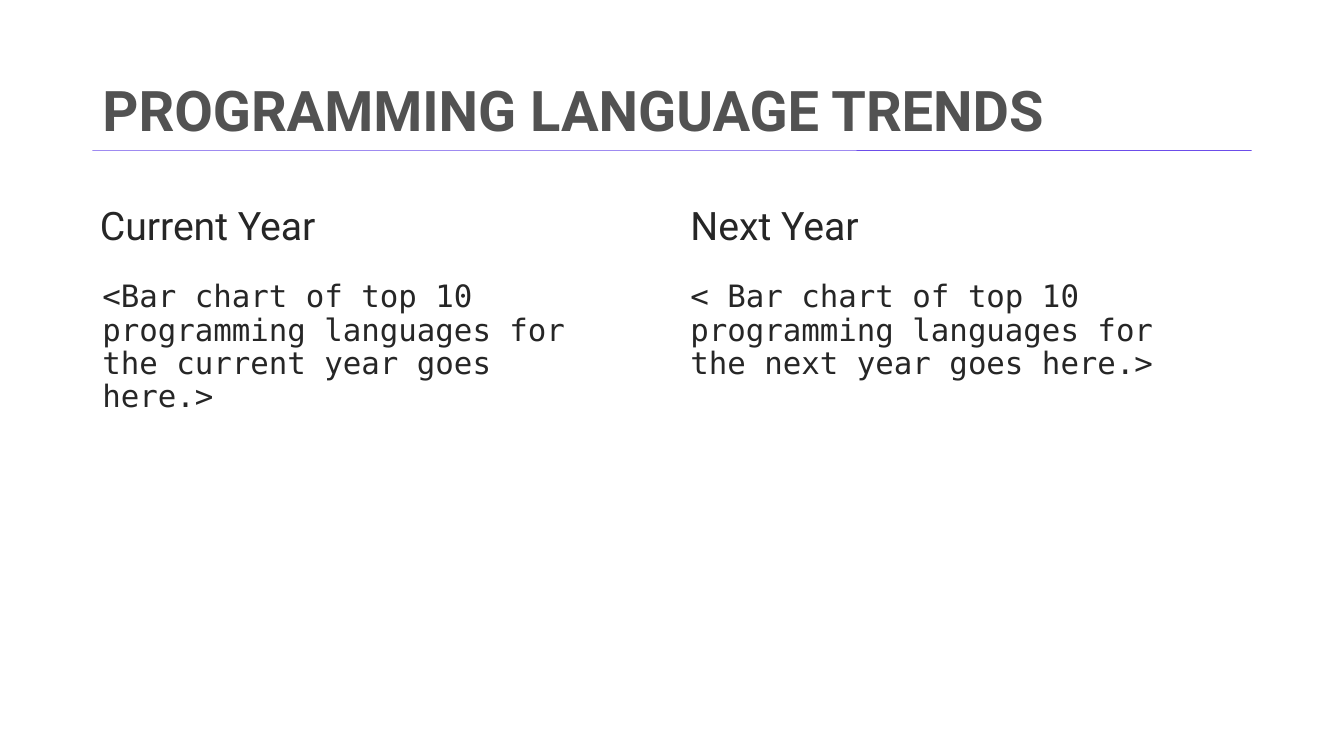
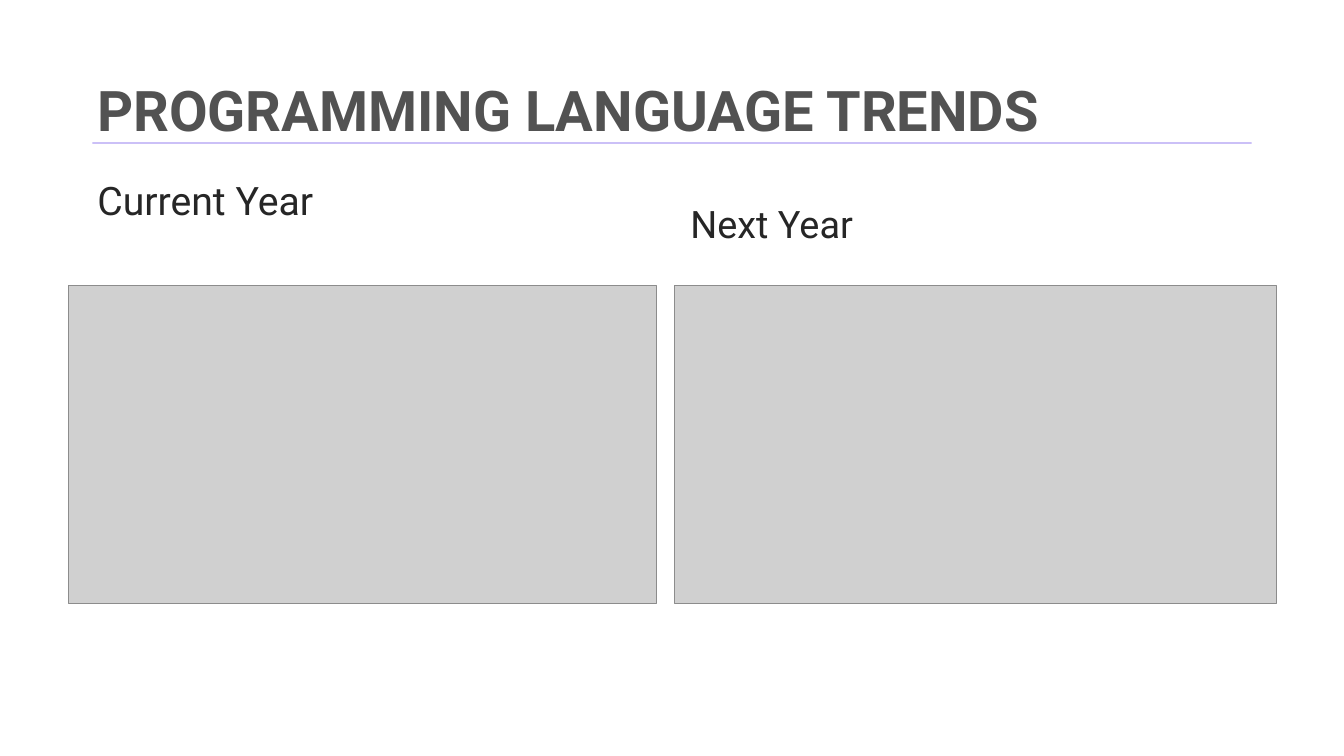
Before and after one commit to popsyacp/IBM-Capstone, a slide deck: slide 6 of M6Capstone-presentation.pptx. Drawn at 1344x756 pixels with LibreOffice and Linux fonts; fonts in the diff are those of the drawing; grey boxes stand for pictures; background and template pictures are left out. Boxes give left, top, right and bottom in pixels: in the first picture for what was removed or moved away, otherwise in the second. Text is boxed around its words. In the diff, an @@ line names an element or a change of style, - is before the commit and + after.

```diff
--- a/M6Capstone-presentation.pptx
+++ b/M6Capstone-presentation.pptx
@@ title "PROGRAMMING LANGUAGE TRENDS" rewrapped from (x1=102, y1=90, x2=1043, y2=132) to (x1=97, y1=90, x2=1038, y2=144) @@
@@ line moved from (93, 150) - (1252, 150) to (93, 143) - (1252, 143) @@
@@ text "Current Year" moved from (x1=100, y1=211, x2=316, y2=241) to (x1=97, y1=186, x2=314, y2=216) @@
@@ text "Next Year" at (x1=690, y1=211, x2=853, y2=239): size 28 to 27 pt; less space between paragraphs @@
@@ picture added at (x1=69, y1=285, x2=657, y2=603) @@
@@ text removed at (x1=102, y1=283, x2=565, y2=408) @@
-<Bar chart of top 10 programming languages for the current year goes here.>
@@ picture added at (x1=675, y1=286, x2=1276, y2=604) @@
@@ text removed at (x1=690, y1=283, x2=1153, y2=381) @@
-< Bar chart of top 10 programming languages for the next year goes here.>
```
Also in this commit, not shown: 7 other slides changed, 11 slides added, 11 slides removed.
